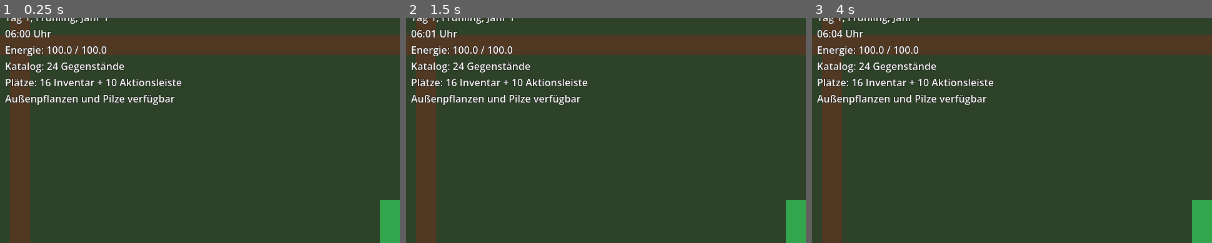
Above: before the commit, frames 1-3 (left to right).
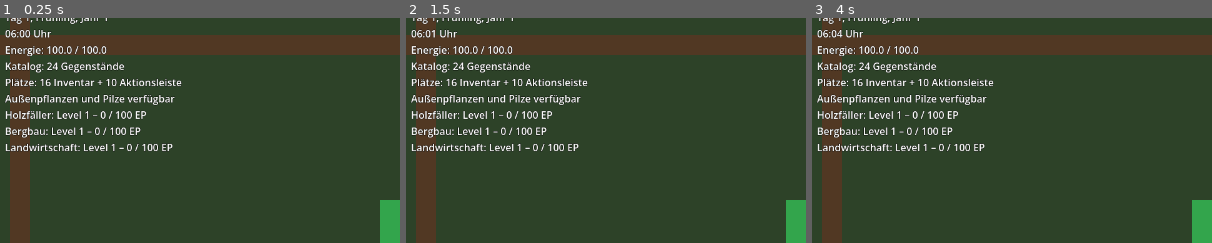
Above: after the commit, the same moments.

Repository: stasar14-rgb/Harvest-Dream
Game: Godot game, scene res://scenes/main.tscn
Same seed, same stepped clock (60 frames per second), same inputs: the game is played once before the commit and once after it.
Inputs:
- Up to frame 1 (0.25 s): no input
- Up to frame 2 (1.5 s): click "Kupferhacke 1" at 0.5 s; click "Bronzehacke 1" at 1.25 s
- Up to frame 3 (4 s): click "Eisengießkanne 1" at 2 s; click "Stahlgießkanne 1" at 2.75 s; click "Schaufel 1" at 3.5 s
The pictures show only the part of the screen within x 0-50%, y 3-53%; the shares and areas given below are measured in that part.

The runs differ from the first frame. In frame 1, 1.8% of the frame differs, in the area x 1-44%, y 41-60%; in frame 2, 1.8%; in frame 3, 1.8%.

Commit message:
Berufs-Grundsystem hinzufügen

Diff:
--- a/scenes/main.tscn
+++ b/scenes/main.tscn
@@ -10,6 +10,7 @@
 [ext_resource type="Resource" uid="uid://cubb8ir27s6b4" path="res://data/items/item_catalog.tres" id="8_item_catalog"]
 [ext_resource type="Script" uid="uid://ccogf05m04ftx" path="res://scripts/inventory/inventory_system.gd" id="9_inventory"]
 [ext_resource type="PackedScene" path="res://scenes/ui/inventory_ui.tscn" id="10_inventory_ui"]
+[ext_resource type="Script" path="res://scripts/professions/profession_system.gd" id="11_professions"]
 
 [node name="Main" type="Node" unique_id=1967308786]
 script = ExtResource("1_main")
@@ -30,6 +31,9 @@
 [node name="InventorySystem" type="Node" parent="." unique_id=722159417 groups=["inventory_system"]]
 script = ExtResource("9_inventory")
 
+[node name="ProfessionSystem" type="Node" parent="." groups=["profession_system"]]
+script = ExtResource("11_professions")
+
 [node name="AreaContainer" type="Node2D" parent="." unique_id=328604731]
 
 [node name="TestArea" parent="AreaContainer" unique_id=603704545 instance=ExtResource("2_test_area")]
--- a/scripts/debug_time_display.gd
+++ b/scripts/debug_time_display.gd
@@ -5,6 +5,7 @@
 var _player_energy: PlayerEnergy
 var _item_database: ItemDatabase
 var _inventory_system: InventorySystem
+var _profession_system: ProfessionSystem
 
 func _ready() -> void:
 	_calendar = get_tree().get_first_node_in_group(&"game_calendar") as GameCalendar
@@ -12,6 +13,7 @@
 	_player_energy = get_tree().get_first_node_in_group(&"player_energy") as PlayerEnergy
 	_item_database = get_tree().get_first_node_in_group(&"item_database") as ItemDatabase
 	_inventory_system = get_tree().get_first_node_in_group(&"inventory_system") as InventorySystem
+	_profession_system = get_tree().get_first_node_in_group(&"profession_system") as ProfessionSystem
 
 	if _calendar == null:
 		push_error("Die Debug-Zeitanzeige findet keinen GameCalendar.")
@@ -33,6 +35,10 @@
 		push_error("Die Debug-Anzeige findet kein InventorySystem.")
 		return
 
+	if _profession_system == null:
+		push_error("Die Debug-Anzeige findet kein ProfessionSystem.")
+		return
+
 	_calendar.time_changed.connect(_update_display)
 	_calendar.date_changed.connect(_update_display_from_date)
 	_calendar.time_pause_changed.connect(_update_display_from_pause)
@@ -41,6 +47,8 @@
 	_player_energy.warm_clothing_changed.connect(_update_display_from_clothing)
 	_inventory_system.slots_changed.connect(_update_display_from_inventory)
 	_inventory_system.capacity_changed.connect(_update_display_from_capacity)
+	_profession_system.experience_changed.connect(_update_display_from_profession_experience)
+	_profession_system.level_changed.connect(_update_display_from_profession_level)
 	_update_text()
 
 func _update_display(_hour: int, _minute: int) -> void:
@@ -72,6 +80,20 @@
 func _update_display_from_capacity(_capacity: int, _upgrades: int) -> void:
 	_update_text()
 
+func _update_display_from_profession_experience(
+	_profession_id: StringName,
+	_current_experience: int,
+	_required_experience: int,
+	_total_experience: int
+) -> void:
+	_update_text()
+
+func _update_display_from_profession_level(
+	_profession_id: StringName,
+	_new_level: int
+) -> void:
+	_update_text()
+
 func _update_text() -> void:
 	var pause_text := "  [ZEIT PAUSIERT]" if _calendar.is_time_paused() else ""
 	var season_rule_text := "Außenpflanzen und Pilze verfügbar"
@@ -82,7 +104,7 @@
 		else:
 			season_rule_text = "Winter: kein Außenwachstum, Energiekosten +25 %"
 
-	text = "%s\n%s%s\nEnergie: %.1f / %.1f\nKatalog: %d Gegenstände\nPlätze: %d Inventar + 10 Aktionsleiste\n%s" % [
+	text = "%s\n%s%s\nEnergie: %.1f / %.1f\nKatalog: %d Gegenstände\nPlätze: %d Inventar + 10 Aktionsleiste\n%s\n%s\n%s\n%s" % [
 		_calendar.get_date_text(),
 		_calendar.get_time_text(),
 		pause_text,
@@ -91,4 +113,23 @@
 		_item_database.get_item_count(),
 		_inventory_system.get_inventory_capacity(),
 		season_rule_text,
+		_get_profession_text(ProfessionSystem.WOODCUTTING),
+		_get_profession_text(ProfessionSystem.MINING),
+		_get_profession_text(ProfessionSystem.FARMING),
 	]
+
+func _get_profession_text(profession_id: StringName) -> String:
+	var level := _profession_system.get_level(profession_id)
+	var current_experience := _profession_system.get_current_experience(profession_id)
+	var required_experience := _profession_system.get_required_experience(profession_id)
+	if required_experience == 0:
+		return "%s: Level %d (Maximum)" % [
+			_profession_system.get_display_name(profession_id),
+			level,
+		]
+	return "%s: Level %d – %d / %d EP" % [
+		_profession_system.get_display_name(profession_id),
+		level,
+		current_experience,
+		required_experience,
+	]
--- a/scripts/main.gd
+++ b/scripts/main.gd
@@ -11,6 +11,7 @@
 @export var start_spawn_id: StringName = &"default"
 
 @onready var game_calendar: GameCalendar = $GameCalendar
+@onready var profession_system: ProfessionSystem = $ProfessionSystem
 @onready var area_container: Node2D = $AreaContainer
 @onready var player: CharacterBody2D = $Player
 @onready var player_camera: Camera2D = $Player/Camera2D
@@ -125,6 +126,7 @@
 func _configure_area(area: GameArea) -> void:
 	_apply_camera_bounds(area.get_camera_bounds())
 	_apply_area_time_rule(area)
+	profession_system.connect_area(area)
 
 	if not area.area_change_requested.is_connected(_on_area_change_requested):
 		area.area_change_requested.connect(_on_area_change_requested)
--- /dev/null
+++ b/scripts/professions/profession_system.gd
@@ -0,0 +1,225 @@
+class_name ProfessionSystem
+extends Node
+
+signal experience_changed(
+	profession_id: StringName,
+	current_experience: int,
+	required_experience: int,
+	total_experience: int
+)
+signal level_changed(profession_id: StringName, new_level: int)
+
+const WOODCUTTING: StringName = &"woodcutting"
+const SMITHING: StringName = &"smithing"
+const MINING: StringName = &"mining"
+const COOKING: StringName = &"cooking"
+const CRAFTING: StringName = &"crafting"
+const FARMING: StringName = &"farming"
+const COMBAT: StringName = &"combat"
+
+@export_category("Levelsystem")
+## Höchstes erreichbares Level jedes Berufs.
+@export_range(1, 999, 1) var maximum_level: int = 50
+## Benötigte Erfahrung für den nächsten Levelaufstieg. Der Wert 100 dient zunächst nur zum Testen.
+@export_range(1, 999999, 1) var base_experience_per_level: int = 100
+## Zusätzliche benötigte Erfahrung pro bereits erreichtem Level. Null hält die Testkurve vorerst gleichmäßig.
+@export_range(0, 999999, 1) var additional_experience_per_level: int = 0
+
+@export_category("Erfahrung abgeschlossener Tätigkeiten")
+## Erfahrung für einen vollständig gefällten Baum im Beruf Holzfäller.
+@export_range(0, 99999, 1) var felled_tree_experience: int = 10
+## Erfahrung für einen vollständig abgebauten Stein im Beruf Bergbau.
+@export_range(0, 99999, 1) var mined_stone_experience: int = 10
+## Erfahrung für ein vollständig abgebautes Erzvorkommen im Beruf Bergbau.
+@export_range(0, 99999, 1) var mined_ore_experience: int = 10
+## Erfahrung für eine erfolgreich geerntete Pflanze im Beruf Landwirtschaft.
+@export_range(0, 99999, 1) var harvested_crop_experience: int = 10
+## Erfahrung für einen fertiggestellten Schmiedevorgang. Wird verwendet, sobald Schmieden eingebaut ist.
+@export_range(0, 99999, 1) var forged_item_experience: int = 10
+## Erfahrung für ein fertig gekochtes Gericht. Wird verwendet, sobald Kochen eingebaut ist.
+@export_range(0, 99999, 1) var cooked_dish_experience: int = 10
+## Erfahrung für ein fertig gebautes Hofobjekt. Wird verwendet, sobald Handwerk eingebaut ist.
+@export_range(0, 99999, 1) var built_object_experience: int = 10
+## Erfahrung für einen vollständig besiegten Gegner. Wird verwendet, sobald Kampf eingebaut ist.
+@export_range(0, 99999, 1) var defeated_enemy_experience: int = 10
+
+var _levels: Dictionary = {}
+var _current_experience: Dictionary = {}
+var _total_experience: Dictionary = {}
+
+func _ready() -> void:
+	_initialize_professions()
+
+func connect_area(area: GameArea) -> void:
+	if area == null:
+		return
+	var resource_system := area.get_node_or_null(^"ResourceSystem") as ResourceSystem
+	if (
+		resource_system != null
+		and not resource_system.resource_depleted.is_connected(_on_resource_depleted)
+	):
+		resource_system.resource_depleted.connect(_on_resource_depleted)
+
+	var plant_system := area.get_node_or_null(^"PlantSystem") as PlantSystem
+	if plant_system != null and not plant_system.plant_harvested.is_connected(_on_plant_harvested):
+		plant_system.plant_harvested.connect(_on_plant_harvested)
+
+func add_experience(profession_id: StringName, amount: int) -> bool:
+	if not _levels.has(profession_id):
+		push_error("Unbekannter Beruf '%s' kann keine Erfahrung erhalten." % profession_id)
+		return false
+	if amount <= 0 or get_level(profession_id) >= maximum_level:
+		return false
+
+	var current_level := get_level(profession_id)
+	var previous_level := current_level
+	var current_amount := get_current_experience(profession_id) + amount
+	var total_amount := get_total_experience(profession_id) + amount
+
+	while current_level < maximum_level:
+		var required_amount := get_required_experience_for_level(current_level)
+		if current_amount < required_amount:
+			break
+		current_amount -= required_amount
+		current_level += 1
+
+	if current_level >= maximum_level:
+		current_amount = 0
+
+	_levels[profession_id] = current_level
+	_current_experience[profession_id] = current_amount
+	_total_experience[profession_id] = total_amount
+	var reached_level := previous_level + 1
+	while reached_level <= current_level:
+		level_changed.emit(profession_id, reached_level)
+		reached_level += 1
+	experience_changed.emit(
+		profession_id,
+		current_amount,
+		get_required_experience(profession_id),
+		total_amount
+	)
+	return true
+
+func get_level(profession_id: StringName) -> int:
+	return int(_levels.get(profession_id, 0))
+
+func get_current_experience(profession_id: StringName) -> int:
+	return int(_current_experience.get(profession_id, 0))
+
+func get_total_experience(profession_id: StringName) -> int:
+	return int(_total_experience.get(profession_id, 0))
+
+func get_required_experience(profession_id: StringName) -> int:
+	var level := get_level(profession_id)
+	if level <= 0 or level >= maximum_level:
+		return 0
+	return get_required_experience_for_level(level)
+
+func get_required_experience_for_level(level: int) -> int:
+	return maxi(base_experience_per_level + maxi(level - 1, 0) * additional_experience_per_level, 1)
+
+func get_display_name(profession_id: StringName) -> String:
+	match profession_id:
+		WOODCUTTING:
+			return "Holzfäller"
+		SMITHING:
+			return "Schmied"
+		MINING:
+			return "Bergbau"
+		COOKING:
+			return "Kochen"
+		CRAFTING:
+			return "Handwerk"
+		FARMING:
+			return "Landwirtschaft"
+		COMBAT:
+			return "Kampf"
+	return "Unbekannt"
+
+func get_profession_data() -> Array[Dictionary]:
+	var data: Array[Dictionary] = []
+	for profession_id in _get_starting_profession_ids():
+		data.append({
+			"profession_id": profession_id,
+			"level": get_level(profession_id),
+			"current_experience": get_current_experience(profession_id),
+			"total_experience": get_total_experience(profession_id),
+		})
+	return data
+
+func load_profession_data(data: Array[Dictionary]) -> void:
+	_initialize_professions()
+	for entry in data:
+		var profession_id := StringName(entry.get("profession_id", ""))
+		if not _levels.has(profession_id):
+			continue
+		var loaded_level := clampi(int(entry.get("level", 1)), 1, maximum_level)
+		var loaded_experience := maxi(int(entry.get("current_experience", 0)), 0)
+		if loaded_level >= maximum_level:
+			loaded_experience = 0
+		else:
+			loaded_experience = mini(
+				loaded_experience,
+				get_required_experience_for_level(loaded_level) - 1
+			)
+		_levels[profession_id] = loaded_level
+		_current_experience[profession_id] = loaded_experience
+		_total_experience[profession_id] = maxi(
+			int(entry.get("total_experience", loaded_experience)),
+			loaded_experience
+		)
+
+func award_forged_item() -> bool:
+	return add_experience(SMITHING, forged_item_experience)
+
+func award_cooked_dish() -> bool:
+	return add_experience(COOKING, cooked_dish_experience)
+
+func award_built_object() -> bool:
+	return add_experience(CRAFTING, built_object_experience)
+
+func award_defeated_enemy() -> bool:
+	return add_experience(COMBAT, defeated_enemy_experience)
+
+func _initialize_professions() -> void:
+	_levels.clear()
+	_current_experience.clear()
+	_total_experience.clear()
+	for profession_id in _get_starting_profession_ids():
+		_levels[profession_id] = 1
+		_current_experience[profession_id] = 0
+		_total_experience[profession_id] = 0
+
+func _get_starting_profession_ids() -> Array[StringName]:
+	var profession_ids: Array[StringName] = [
+		WOODCUTTING,
+		SMITHING,
+		MINING,
+		COOKING,
+		CRAFTING,
+		FARMING,
+		COMBAT,
+	]
+	return profession_ids
+
+func _on_resource_depleted(
+	resource: HarvestableResource,
+	_item_id: StringName,
+	_amount: int
+) -> void:
+	if resource == null or resource.resource_data == null:
+		return
+	if resource.resource_data.required_tool_type == ToolData.ToolType.AXE:
+		add_experience(WOODCUTTING, felled_tree_experience)
+	elif resource.resource_data.resource_id == &"stone":
+		add_experience(MINING, mined_stone_experience)
+	else:
+		add_experience(MINING, mined_ore_experience)
+
+func _on_plant_harvested(
+	_cell: Vector2i,
+	_plant: PlantData,
+	_amount: int
+) -> void:
+	add_experience(FARMING, harvested_crop_experience)
Not shown: 1 places in scenes/main.tscn that only renumber resources
Not shown, changed: Game_Currens.md
